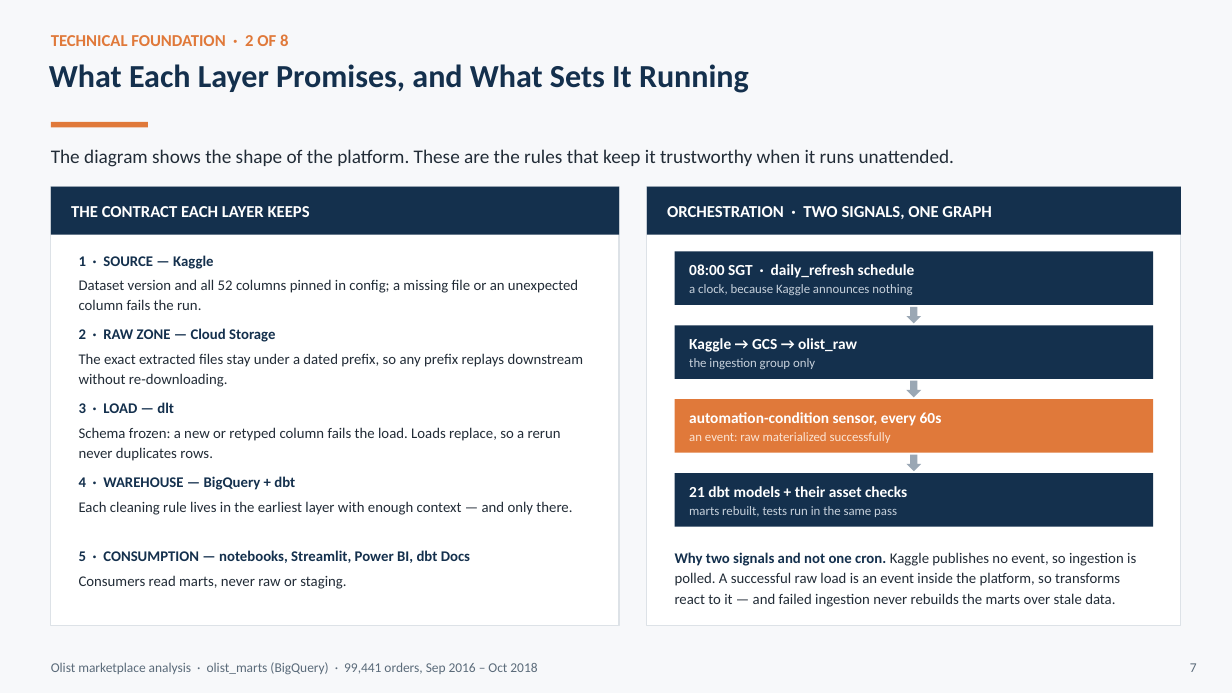
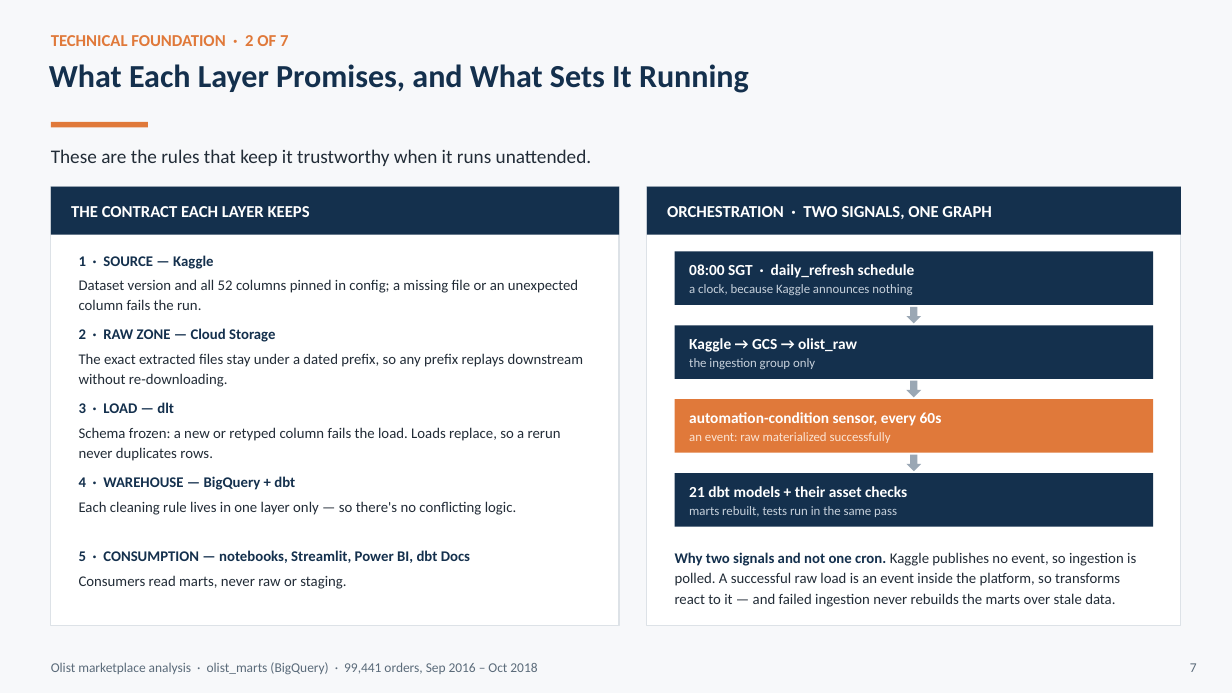
Before and after one commit to cheanwei/ntu-dsai-group5-project2, a slide deck: slide 5 of docs/Olist_Executive_Summary.pptx. Drawn at 1232x693 pixels with LibreOffice and Linux fonts; fonts in the diff are those of the drawing. Boxes give left, top, right and bottom in pixels: in the first picture for what was removed or moved away, otherwise in the second. Text is boxed around its words. In the diff, an @@ line names an element or a change of style, - is before the commit and + after.

```diff
--- a/docs/Olist_Executive_Summary.pptx
+++ b/docs/Olist_Executive_Summary.pptx
@@ text at [51, 35, 288, 46]: text changed @@
-TECHNICAL FOUNDATION · 2 OF 8
+TECHNICAL FOUNDATION · 2 OF 7
@@ text at [51, 149, 592, 166]: text changed @@
-The diagram shows the shape of the platform. These are the rules that keep it trustworthy when it runs unattended.
+These are the rules that keep it trustworthy when it runs unattended.
@@ text at [79, 501, 516, 515]: text changed @@
-Each cleaning rule lives in the earliest layer with enough context — and only there.
+Each cleaning rule lives in one layer only — so there's no conflicting logic.
```
Also in this commit, not shown: 10 other slides changed, 1 slide added, 1 slide removed.
